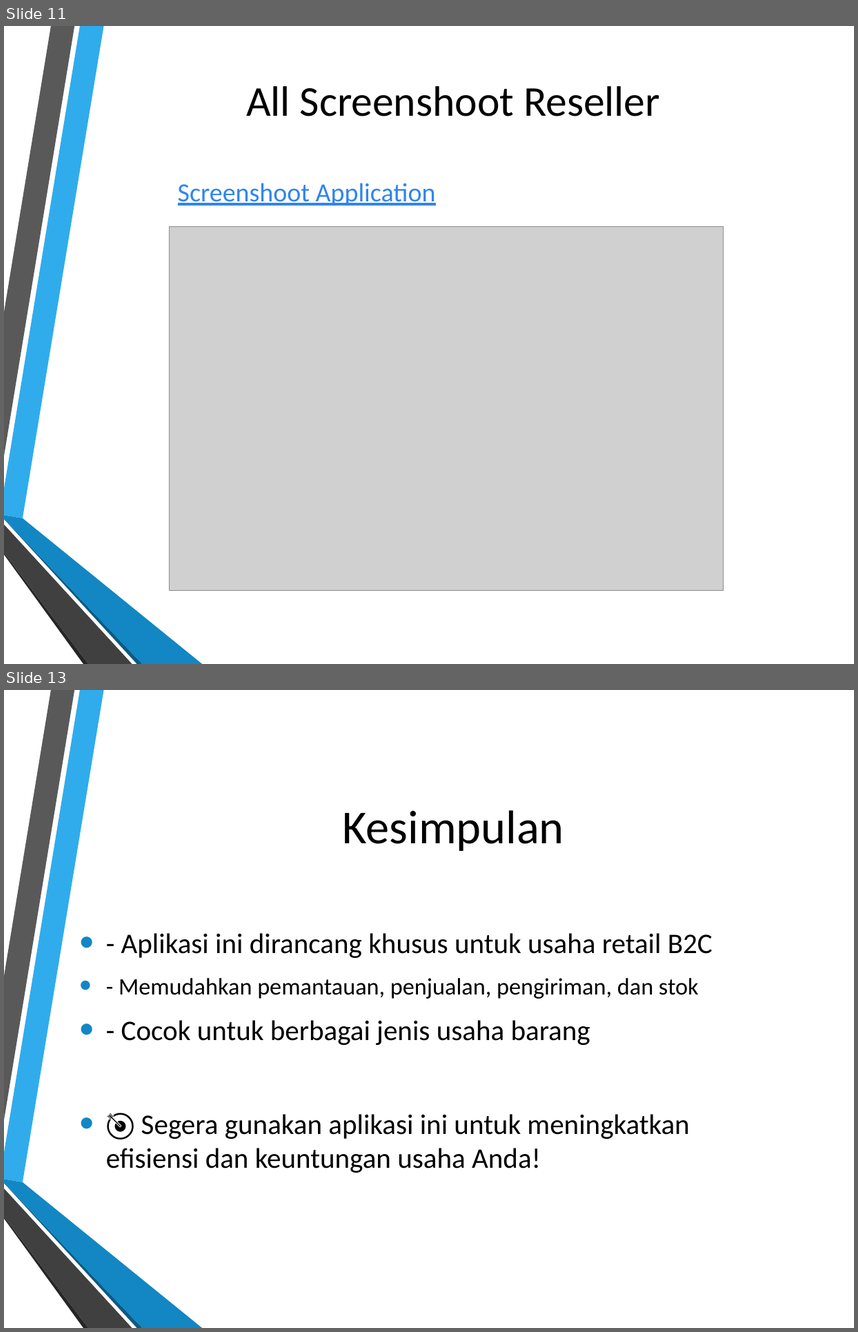
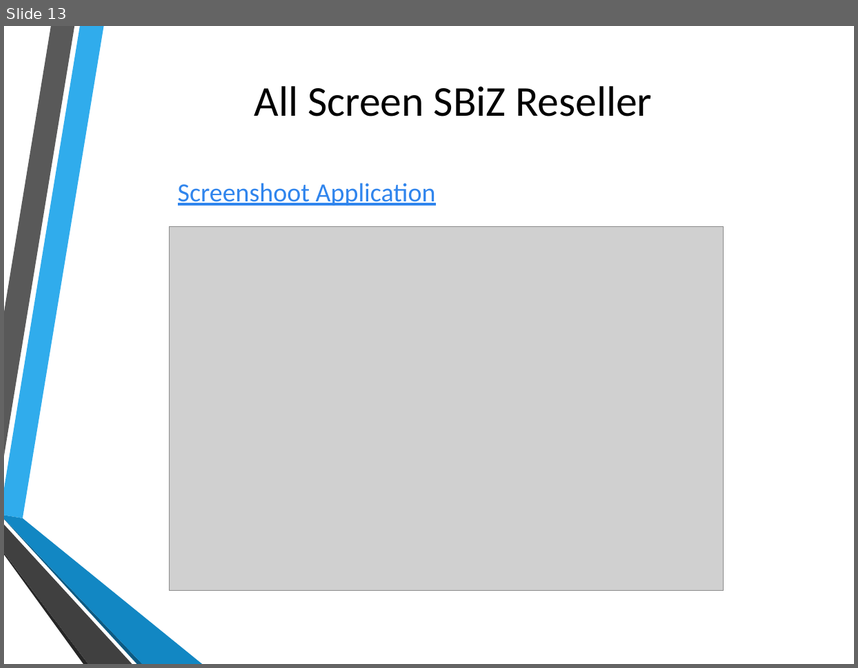
Before and after one commit to dendie851/sbiz-php, a slide deck: presentation/slide-presentation.pptx. Shown one above the other, each under a label of ours: slides 11 and 13 before the commit, slide 13 after it; the slides between them are not shown. The pictures are 858x1332 and 858x668 pixels, drawn with LibreOffice and Linux fonts; fonts in the diff are those of the drawing; grey boxes stand for pictures; background and template pictures are left out. Boxes give left, top, right and bottom in pixels: in the first picture for what was removed or moved away, otherwise in the second. Text is boxed around its words. In the diff, an @@ line names an element or a change of style, - is before the commit and + after.

```diff
--- a/presentation/slide-presentation.pptx
+++ b/presentation/slide-presentation.pptx
@@ slide 13 removed at [4, 690, 854, 1328], background picture (left out); not listed: 6 template elements that a slide beside it also shows @@
@@ title removed at [343, 810, 564, 851] @@
-Kesimpulan
@@ text removed at [106, 933, 713, 1172] @@
-• - Aplikasi ini dirancang khusus untuk usaha retail B2C
-• - Memudahkan pemantauan, penjualan, pengiriman, dan stok
-• - Cocok untuk berbagai jenis usaha barang
-• 🎯 Segera gunakan aplikasi ini untuk meningkatkan efisiensi dan keuntungan usaha Anda!
@@ what was slide 11 is now slide 13 @@
@@ slide 13 changed as well @@
@@ title at [254, 86, 652, 116]: text changed @@
-All Screenshoot Reseller
+All Screen SBiZ Reseller
```
Also in this commit, not shown: 8 other slides changed, 4 slides added, 3 other slides removed, 3 other files.
